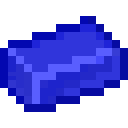
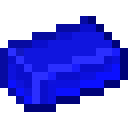
Layer changes from the first 128x128 image to the second:
painted on "Accent" over [left=0, top=16, right=128, bottom=112]
